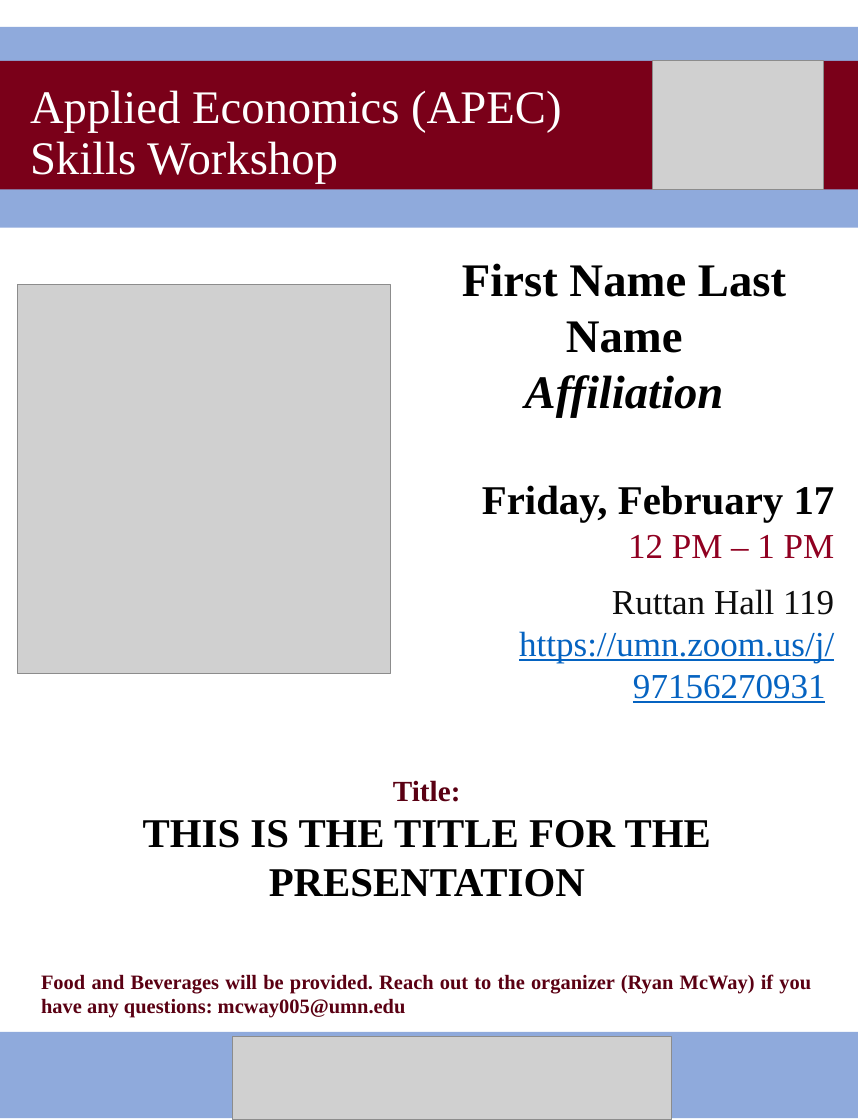
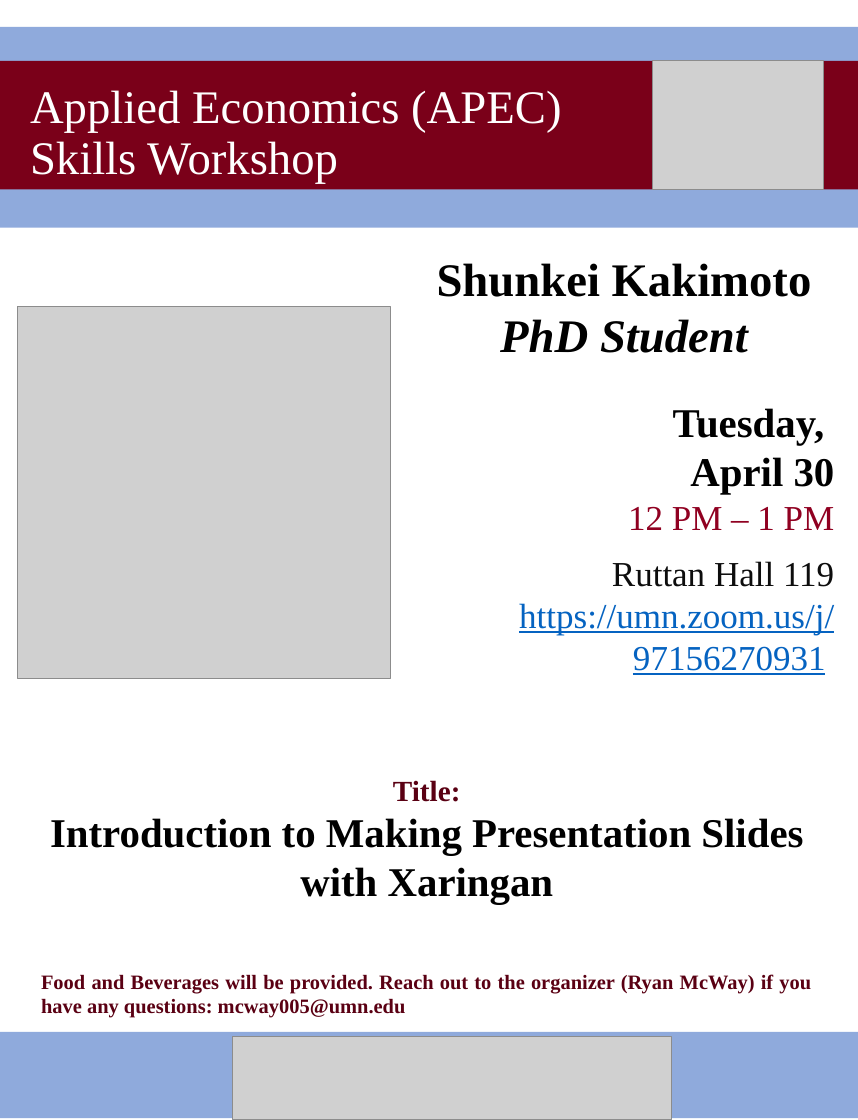
Before and after one commit to apecseminar/apecseminar.github.io, a slide deck: slide 1 of posters/2024_spring/shunkei_kakimoto_240430.pptx. Drawn at 858x1120 pixels with LibreOffice and Linux fonts; fonts in the diff are those of the drawing; grey boxes stand for pictures. Boxes give left, top, right and bottom in pixels: in the first picture for what was removed or moved away, otherwise in the second. Text is boxed around its words. In the diff, an @@ line names an element or a change of style, - is before the commit and + after.

```diff
--- a/posters/2024_spring/shunkei_kakimoto_240430.pptx
+++ b/posters/2024_spring/shunkei_kakimoto_240430.pptx
@@ text at (x1=437, y1=263, x2=835, y2=495): text changed @@
-First Name Last Name
-Affiliation
-Friday, February 17
+Shunkei Kakimoto
+PhD Student
+Tuesday,
+April 30
@@ picture resized from (x1=18, y1=285, x2=391, y2=674) to (x1=18, y1=307, x2=391, y2=678) @@
@@ text at (x1=50, y1=818, x2=803, y2=904): text changed @@
-THIS IS THE TITLE FOR THE PRESENTATION
+Introduction to Making Presentation Slides with Xaringan
```
Also in this commit, not shown: 30 other files.
